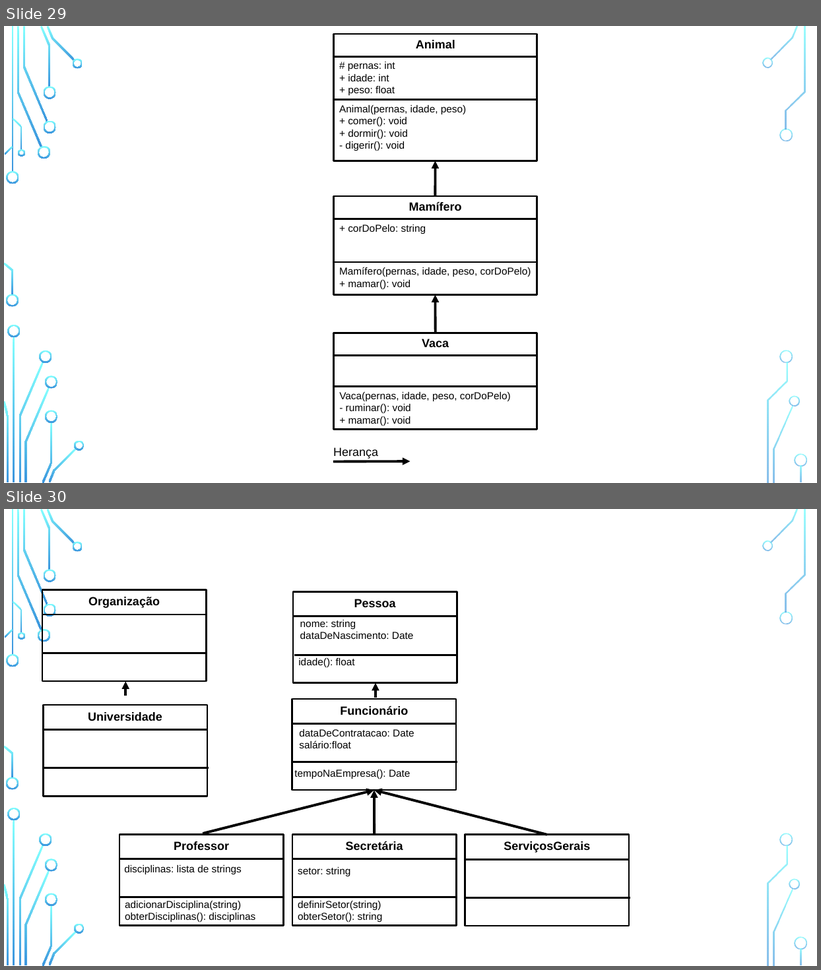
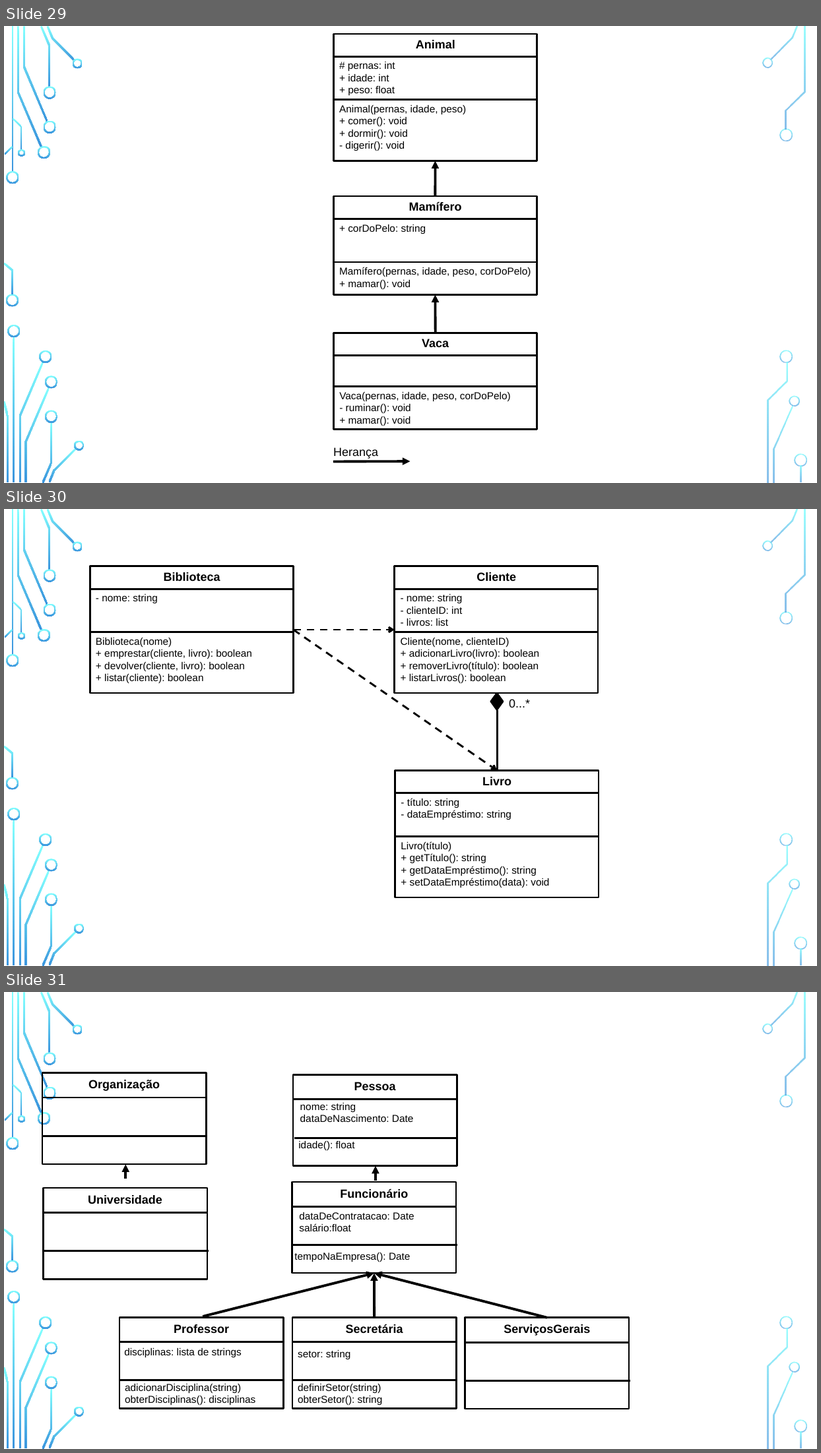
Before and after one commit to zz4fap/python-programming, a slide deck: figures/C126_Introdução.pptx. Shown one above the other, each under a label of ours: slides 29 and 30 before the commit, slides 29, 30 and 31 after it. The pictures are 821x970 and 821x1453 pixels, drawn with LibreOffice and Linux fonts; fonts in the diff are those of the drawing; background and template pictures are left out. Boxes give left, top, right and bottom in pixels: in the first picture for what was removed or moved away, otherwise in the second. Text is boxed around its words. In the diff, an @@ line names an element or a change of style, - is before the commit and + after.

```diff
--- a/figures/C126_Introdução.pptx
+++ b/figures/C126_Introdução.pptx
@@ slide 30 added at box(4, 509, 817, 966), background picture (left out); not listed: 36 template elements that a slide beside it also shows @@
@@ group added at box(90, 566, 599, 898): 10 texts, 7 lines, 3 rectangles, 2 arrows, 1 diamond @@
+Biblioteca
+- nome: string
+Biblioteca(nome)
++ emprestar(cliente, livro): boolean
++ devolver(cliente, livro): boolean
++ listar(cliente): boolean
+Cliente
+- nome: string
+- clienteID: int
+- livros: list
+Cliente(nome, clienteID)
++ adicionarLivro(livro): boolean
++ removerLivro(título): boolean
++ listarLivros(): boolean
+Livro
+- título: string
+- dataEmpréstimo: string
+Livro(título)
++ getTítulo(): string
++ getDataEmpréstimo(): string
++ setDataEmpréstimo(data): void
+0...*
@@ what was slide 30 is now slide 31 @@
```
Also in this commit, not shown: 1 other file.
